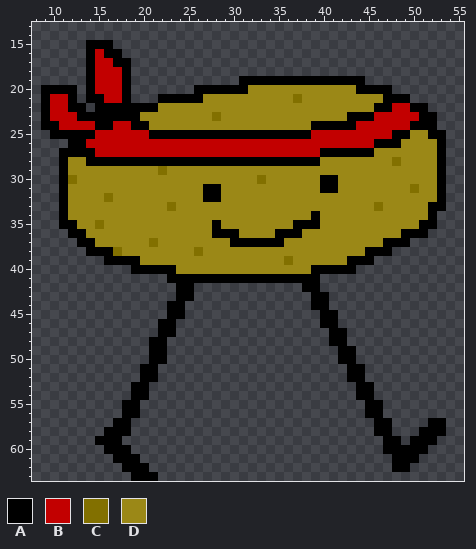
One commit to this pixel-art sprite: sprites/spr_walk/layers/242258d9-3daa-4d98-a362-20b46c81d9ea/d51dabbe-a55b-4013-be05-dc9df939667a.png. That is the earlier state.
The file is 128x128 pixels, drawn in blocks of 2x2; one block is one cell here. Shown: x 8..55, y 13..63.
Palette (. is transparent): A #000000  B #c20000  C #827000  D #9b8817
Pixels before (only the part around the change), first column x 8:
13 .........................
14 .........................
15 ......AAA................
16 ......ABAA...............
17 ......ABBAA..............
18 ......ABBBA..............
19 ......ABBBA............AA
20 .AAAA.ABBBA.......AAAAAAD
21 .ABBA.AABBA...AAAAADDDDDD
22 .ABBAA.AAAAAAADDDDDDDDDDD
23 .ABBBAAAAAAADDDDDDDDCDDDD
24 .AABBBBAABBAADDDDDDDDDDDD
25 ..AAAAABBBBBBAAAAAAAAAAAA
26 ....AABBBBBBBBBBBBBBBBBBB
27 ...AAAABBBBBBBBBBBBBBBBBB
28 ...ADDAAAAAAAAAAAAAAAAAAA
29 ...ADDDDDDDDDDCDDDDDDDDDD
30 ...ACDDDDDDDDDDDDDDDDDDDD
31 ...ADDDDDDDDDDDDDDDAADDDD
32 ...ADDDDCDDDDDDDDDDAADDDD
33 ...ADDDDDDDDDDDCDDDDDDDDD
34 ...ADDDDDDDDDDDDDDDDDDDDD
35 ...AADDCDDDDDDDDDDDDADDDD
36 ....AADDDDDDDDDDDDDDAAADD
37 .....AADDDDDDCDDDDDDDDAAA
38 ......AAACDDDDDDDDCDDDDDD
39 ........AAAADDDDDDDDDDDDD
Once edited:
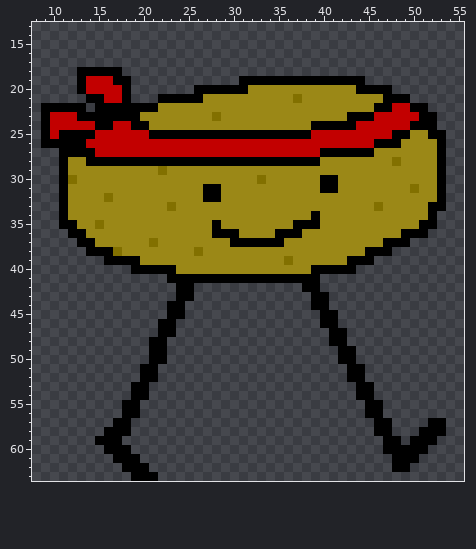
The edit:
y 15: x 14..16 AAA -> ...
y 16: x 14..17 ABAA -> ....
y 17: x 14..18 ABBAA -> .....
y 18: x 13 . -> A; x 15..18 BBBA -> AAA.
y 19: x 13..14 .A -> AB; x 17 B -> A
y 20: x 9..14 AAAA.A -> ....AB
y 21: x 9..12 ABBA -> ....
y 22: x 10..11 BB -> AA
y 24: x 10 A -> B
y 25: x 9..10 .A -> AB
y 26: x 9..11 ... -> AAA
Changed places in both pictures, as pixel boxes (x1, y1, x2, y2):
changed: (41, 40, 131, 148)
